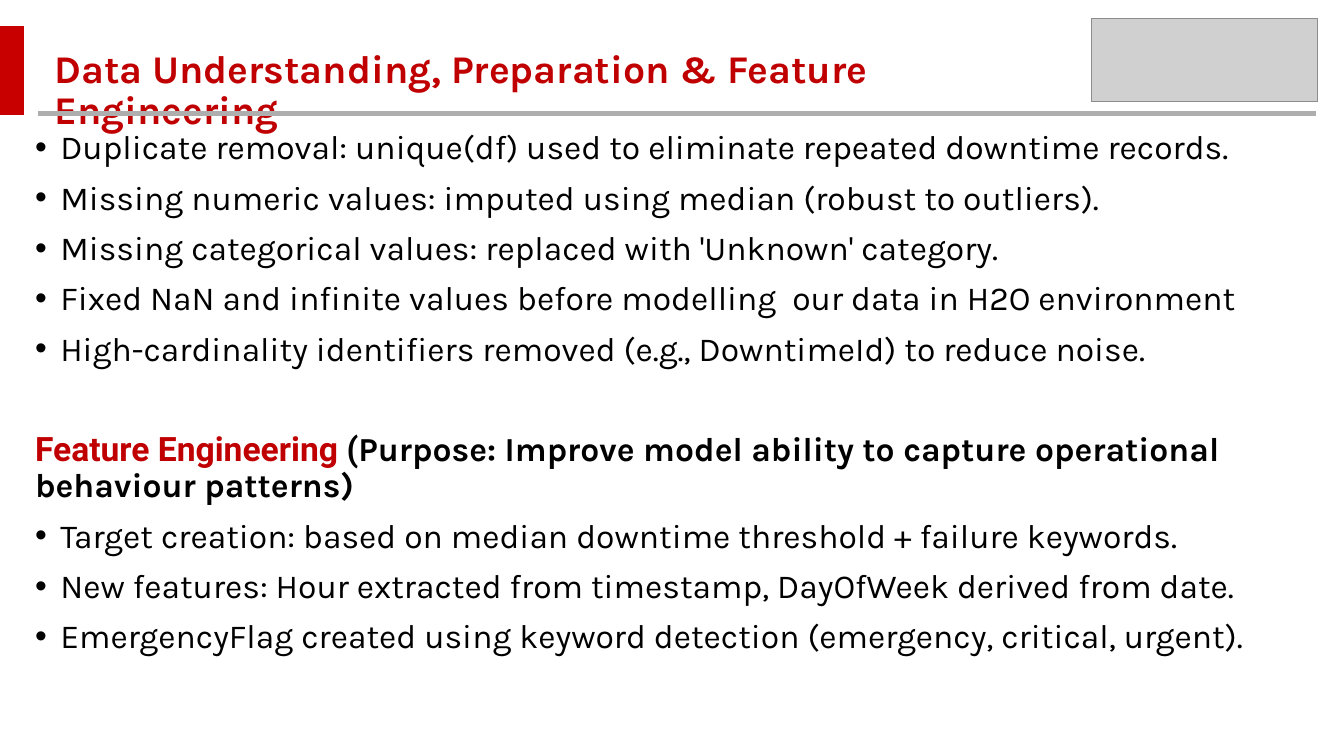
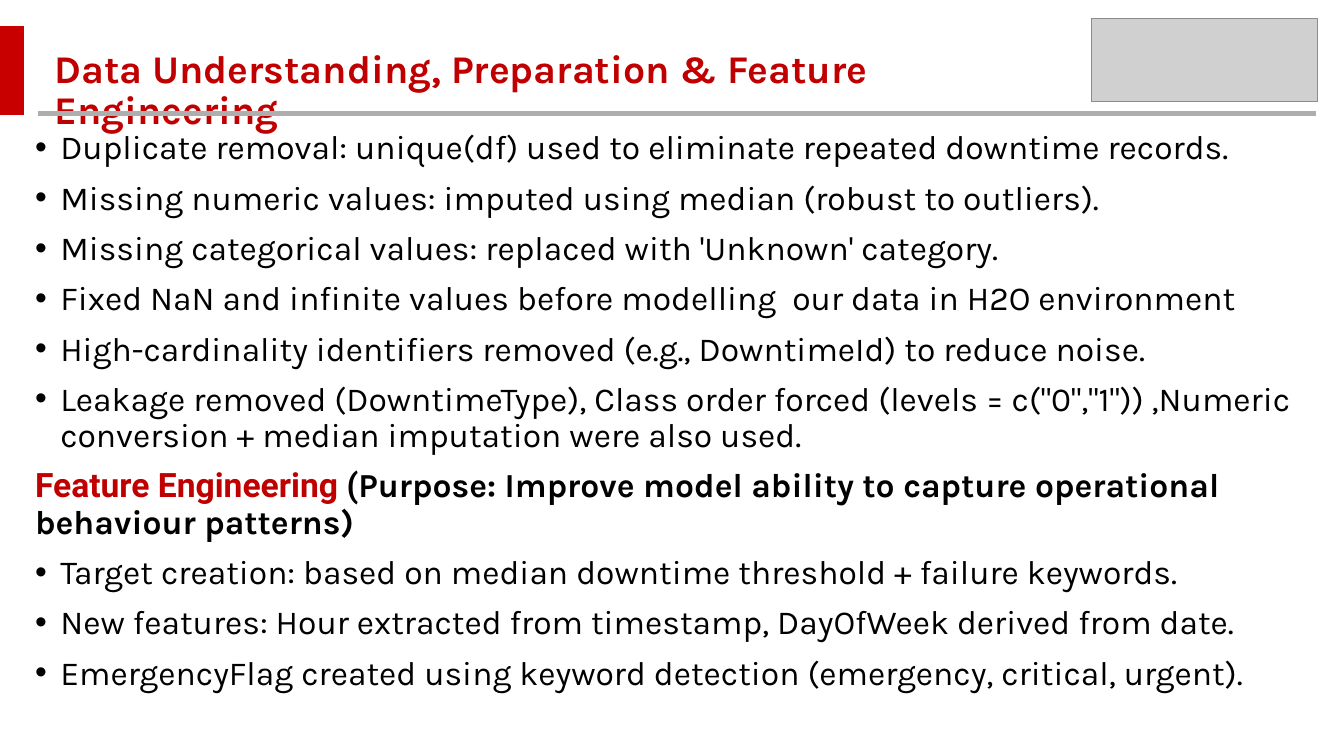
Before and after one commit to MMawande/STAT606-Machine-Learning-Assignment, a slide deck: slide 3 of Binary Classification 606.pptx. Drawn at 1344x756 pixels with LibreOffice and Linux fonts; fonts in the diff are those of the drawing; grey boxes stand for pictures. Boxes give left, top, right and bottom in pixels: in the first picture for what was removed or moved away, otherwise in the second. Text is boxed around its words. In the diff, an @@ line names an element or a change of style, - is before the commit and + after.

```diff
--- a/Binary Classification 606.pptx
+++ b/Binary Classification 606.pptx
@@ text at [60,386,1291,455]: paragraph added @@
+• Leakage removed (DowntimeType), Class order forced (levels = c("0","1")) ,Numeric conversion + median imputation were also used.
```
Also in this commit, not shown: 3 other slides changed, 4 other files.
